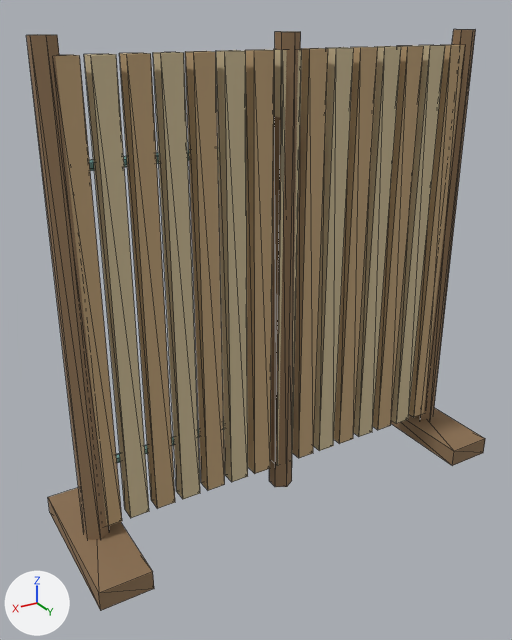
One commit to the glTF model public/assets/models/reed_screen.glb: the scene before it, then after it.
Camera for both pictures: a camera (50 mm lens) standing at (1.29, 1.96, 1.7) and looking at (0.11, -0.01, 0.71). Arrows for +X, +Y and +Z are at lower left; the lights stay in place. The older version comes first. Mesh edges are drawn as thin lines. Vertices at exactly the same position are counted once.

Names of what the first picture shows: 'reed_screen.004'.
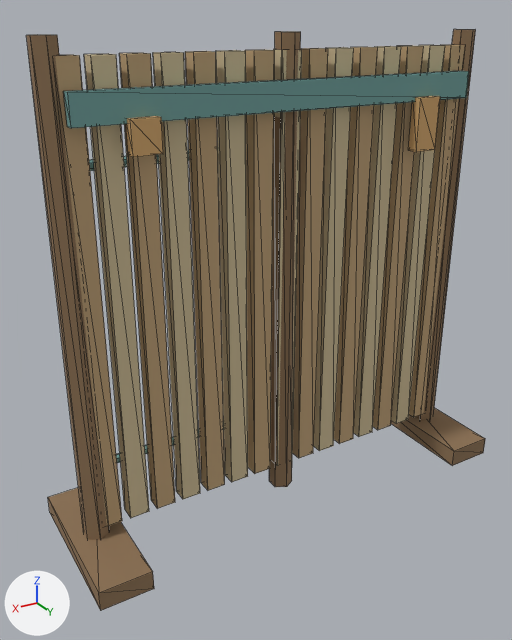
Where the change shows, as pixel boxes [x1, y1, x2, y2] in the pictures (512 x 640 px):
part 1 of me_cone_3132, added (cyan): after [63, 71, 469, 128]
part 2 of me_cone_3132, added (brown): after [408, 96, 440, 152]
part 3 of me_cone_3132, added (brown): after [125, 116, 163, 157]

What changed in the scene script:
```text
Change me_cone_3132:
    used by ob_reed_screen_004; location = (0.0, 0.0, 0.0)
    remove me_cone_3132.from_pydata(...)  # 196 vertices, 304 faces; spans x -0.84..0.84, y -0.28..0.28, z 0.0..1.65
    add me_cone_3132.from_pydata(...)  # 220 vertices, 340 faces; spans x -0.84..0.84, y -0.28..0.28, z 0.0..1.65
    me_cone_3132 part 1: a new loose piece, a box spanning x -0.72..0.72, y 0.037..0.073, z 1.425..1.515, in mat_way_vertex_palette
    me_cone_3132 part 2: a new loose piece, a box spanning x -0.565..-0.475, y 0.06..0.1, z 1.26..1.44, in mat_way_vertex_palette
    me_cone_3132 part 3: a new loose piece, a box spanning x 0.475..0.565, y 0.06..0.1, z 1.34..1.44, in mat_way_vertex_palette
```
